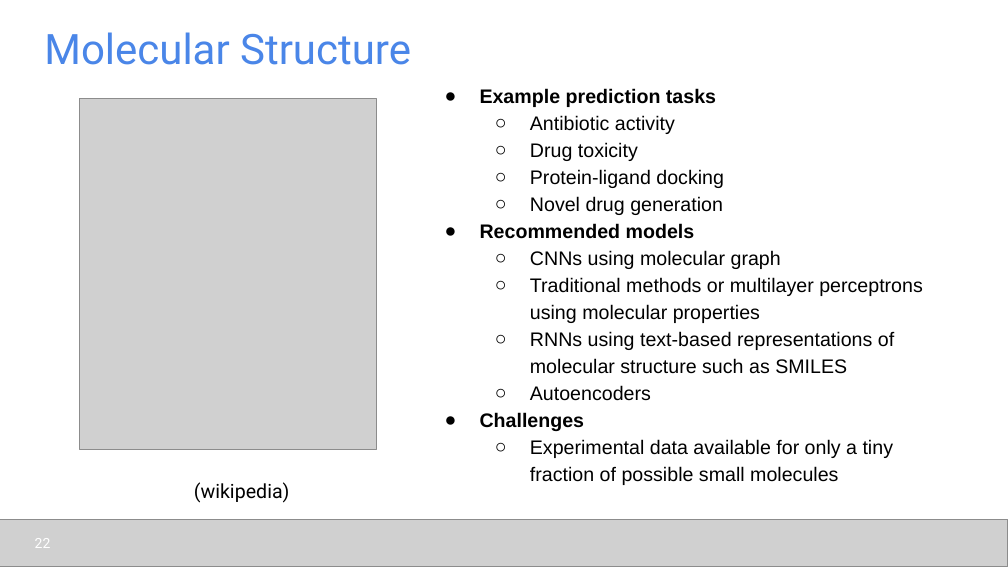
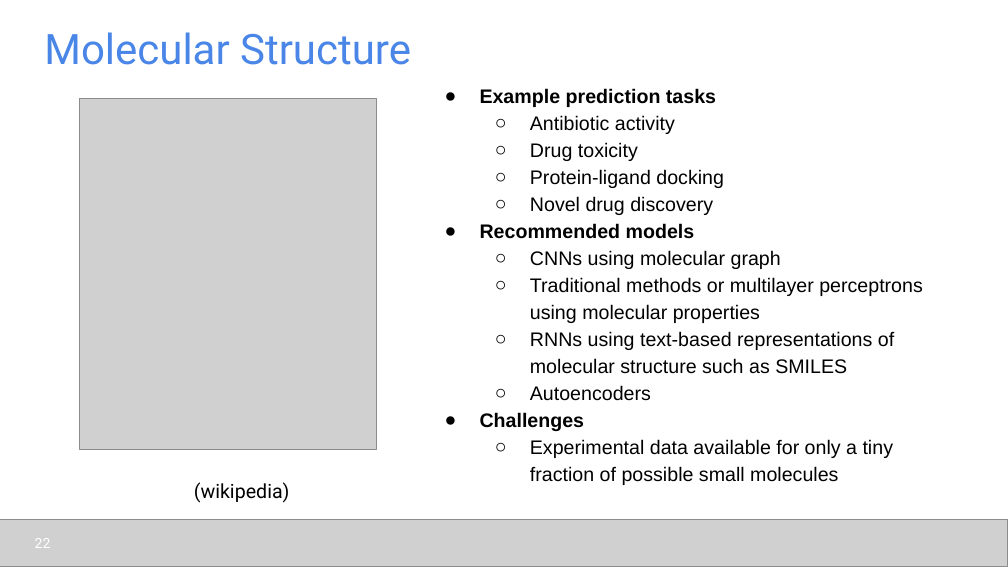
Before and after one commit to udel-cbcb/al_ml_workshop, a slide deck: slide 22 of Day_1/Lectures/Day_1_Lecture_2_AI_ML_Applications_in_Biology_and_Chemistry.pptx. Drawn at 1008x567 pixels with LibreOffice and Linux fonts; fonts in the diff are those of the drawing; grey boxes stand for pictures. Boxes give left, top, right and bottom in pixels: in the first picture for what was removed or moved away, otherwise in the second. Text is boxed around its words. In the diff, an @@ line names an element or a change of style, - is before the commit and + after.

```diff
--- a/Day_1/Lectures/Day_1_Lecture_2_AI_ML_Applications_in_Biology_and_Chemistry.pptx
+++ b/Day_1/Lectures/Day_1_Lecture_2_AI_ML_Applications_in_Biology_and_Chemistry.pptx
@@ text at [530,196,713,215]: text changed @@
-  ○ Novel drug generation
+  ○ Novel drug discovery
```
Also in this commit, not shown: 7 other slides changed, 7 other files.
